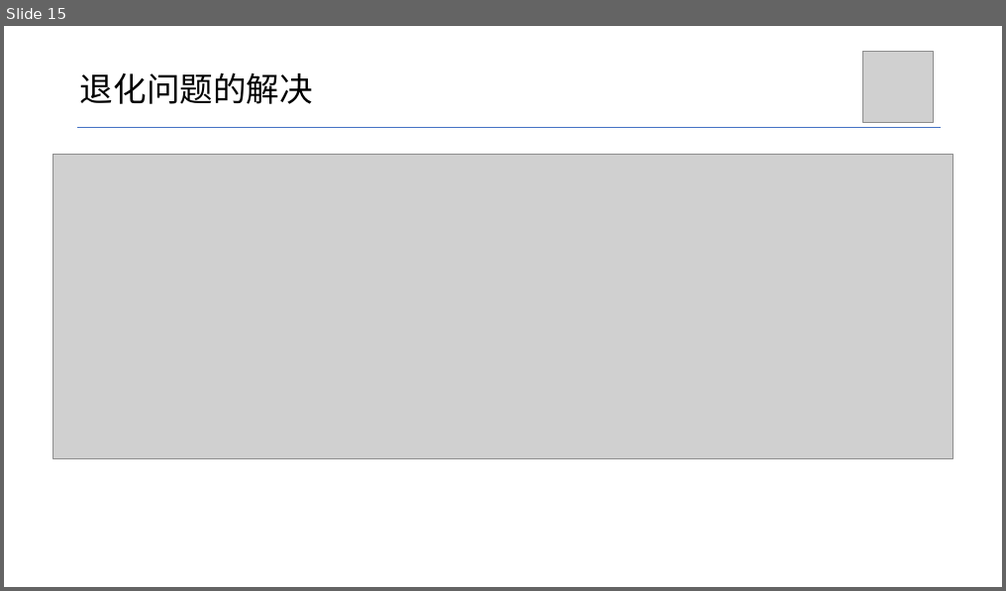
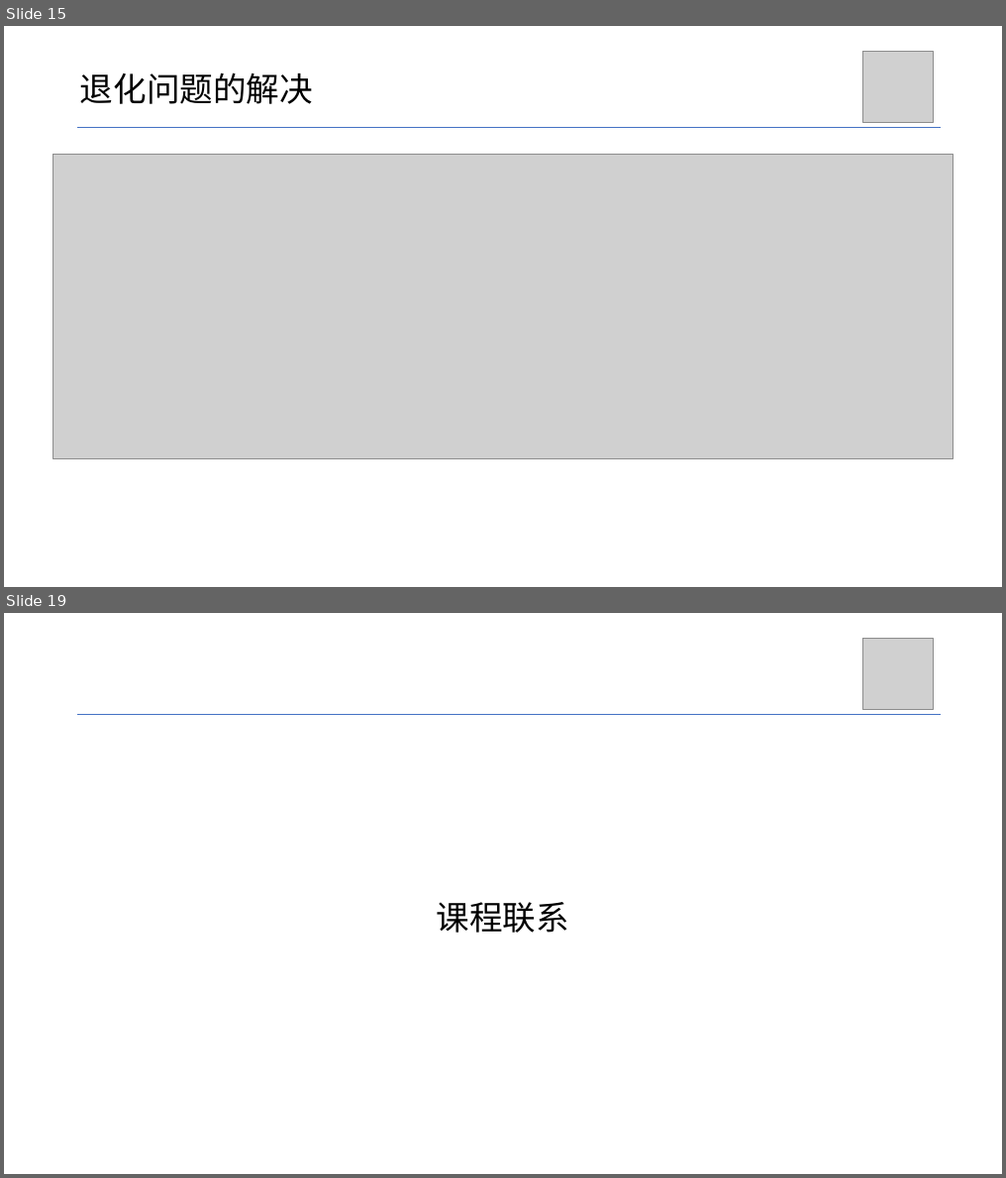
Before and after one commit to Grimm114514/cv-homework, a slide deck: 文献阅读/张宗桪-.pptx. Shown one above the other, each under a label of ours: slide 15 before the commit, slides 15 and 19 after it; the slides between them are not shown. The pictures are 1006x591 and 1006x1178 pixels, drawn with LibreOffice and Linux fonts; fonts in the diff are those of the drawing; grey boxes stand for pictures. Boxes give left, top, right and bottom in pixels: in the first picture for what was removed or moved away, otherwise in the second. Text is boxed around its words. In the diff, an @@ line names an element or a change of style, - is before the commit and + after.

```diff
--- a/文献阅读/张宗桪-.pptx
+++ b/文献阅读/张宗桪-.pptx
@@ slide 19 added at (x1=4, y1=613, x2=1002, y2=1174), background #FFFFFF @@
@@ picture added at (x1=862, y1=639, x2=934, y2=710) @@
@@ line added from (77, 714) to (941, 714), #4472C4 0.5 pt @@
@@ title added at (x1=437, y1=902, x2=569, y2=933), 32 pt, text #000000 @@
+课程联系
```
Also in this commit, not shown: 4 slides changed, 3 other slides added, 1 slide removed, 3 other files.
